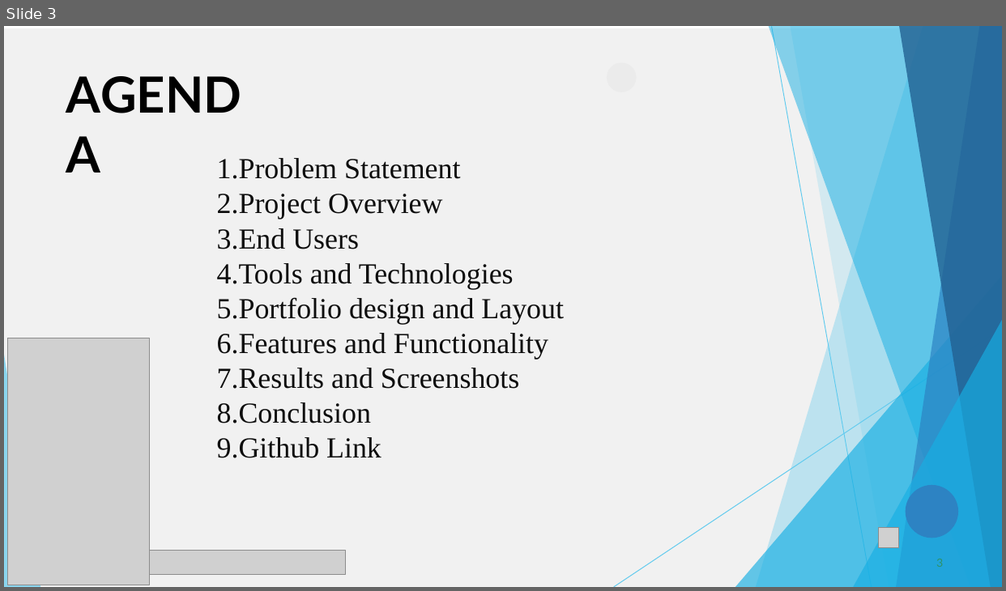
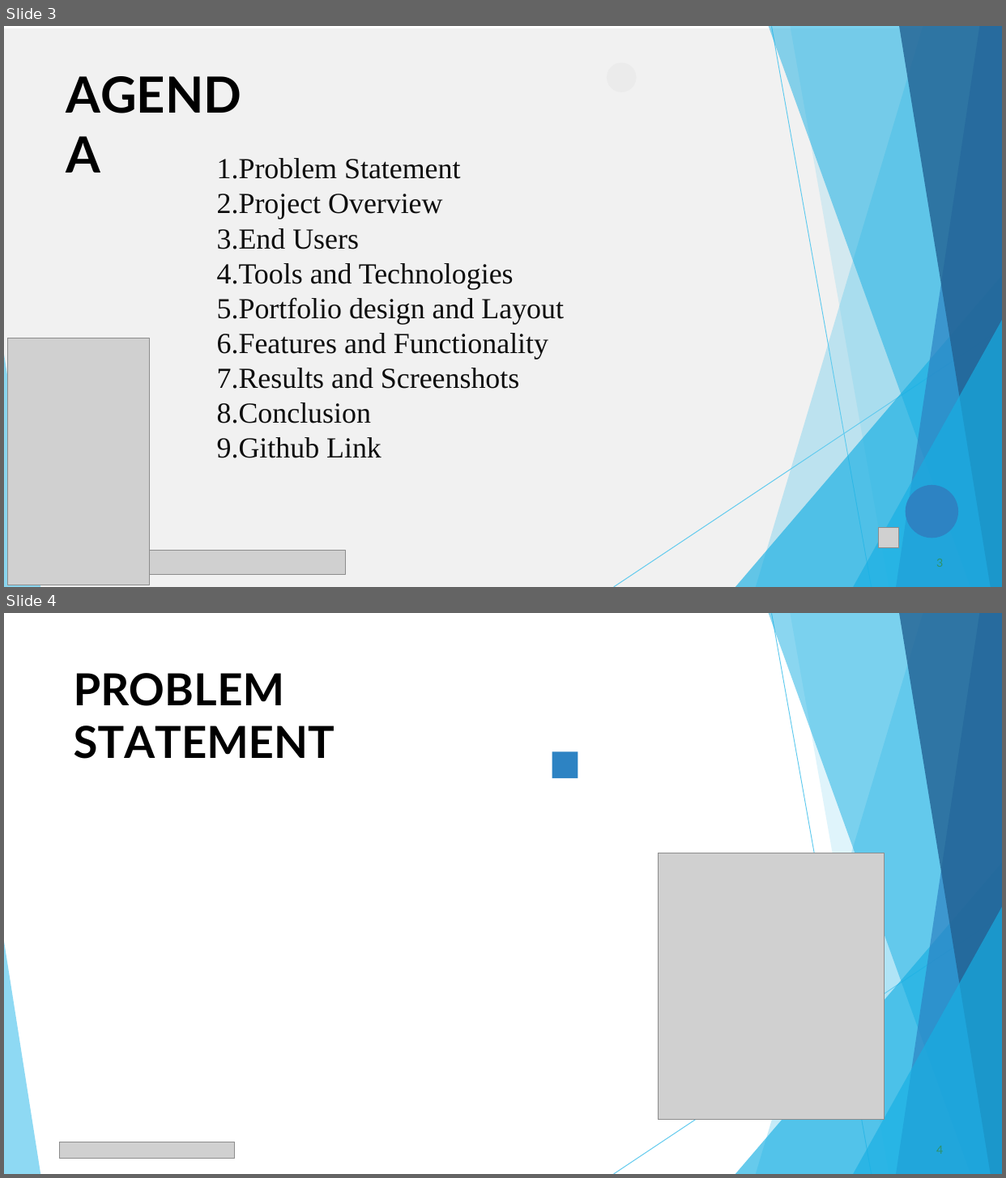
Before and after one commit to supriyasuresh2406-png/Supriya-s, a slide deck: PPT FWD TNSDC 2025 (2).pptx. Shown one above the other, each under a label of ours: slide 3 before the commit, slides 3 and 4 after it. The pictures are 1006x591 and 1006x1178 pixels, drawn with LibreOffice and Linux fonts; fonts in the diff are those of the drawing; grey boxes stand for pictures. Boxes give left, top, right and bottom in pixels: in the first picture for what was removed or moved away, otherwise in the second. Text is boxed around its words. In the diff, an @@ line names an element or a change of style, - is before the commit and + after.

```diff
--- a/PPT FWD TNSDC 2025 (2).pptx
+++ b/PPT FWD TNSDC 2025 (2).pptx
@@ slide 4 added at (4, 613, 1002, 1174), background #FFFFFF @@
@@ freeform shape added at (756, 613, 1002, 1174), fill #5FCAEE at 36% opacity @@
@@ freeform shape added at (769, 613, 1002, 1174), fill #17AFE3 at 50% opacity @@
@@ freeform shape added at (772, 614, 872, 1174), outline #5FCAEE 0.75 pt @@
@@ freeform shape added at (790, 613, 1002, 1174), fill #5FCAEE at 20% opacity @@
@@ freeform shape added at (897, 613, 1002, 1174), fill #2D83C3 at 70% opacity @@
@@ freeform shape added at (899, 613, 1002, 1174), fill #226192 at 80% opacity @@
@@ title added at (74, 673, 334, 759), 42.5 pt, text #000000, bold @@
+PROBLEM STATEMENT
@@ freeform shape added at (552, 752, 577, 777), fill #2D83C3 @@
@@ picture added at (658, 854, 884, 1120) @@
@@ freeform shape added at (735, 862, 1002, 1174), fill #17AFE3 at 66% opacity @@
@@ freeform shape added at (614, 915, 1002, 1174), outline #5FCAEE 0.75 pt @@
@@ freeform shape added at (853, 907, 1002, 1174), fill #17AFE3 at 66% opacity @@
@@ freeform shape added at (4, 942, 40, 1174), fill #5FCAEE at 70% opacity @@
@@ picture added at (59, 1142, 235, 1159) @@
@@ page number added at (936, 1146, 943, 1154), 11 pt, text #2D936B @@
+4
```
Also in this commit, not shown: 7 other slides changed, 2 other slides added, 2 slides removed.
